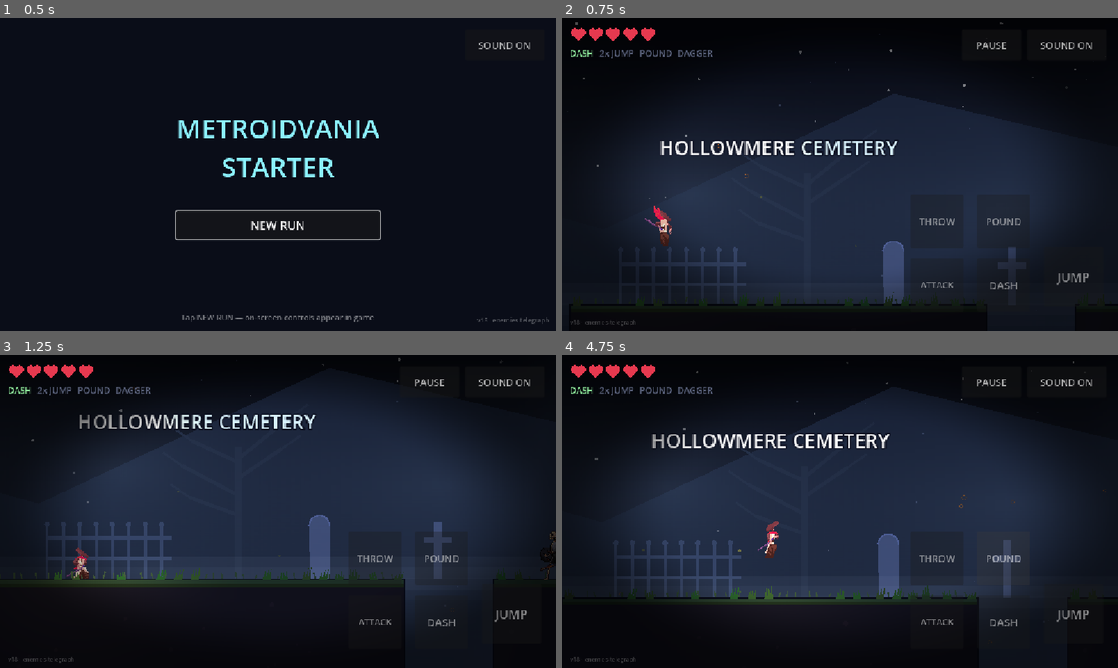
Above: before the commit, frames 1-4 (two rows, left to right).
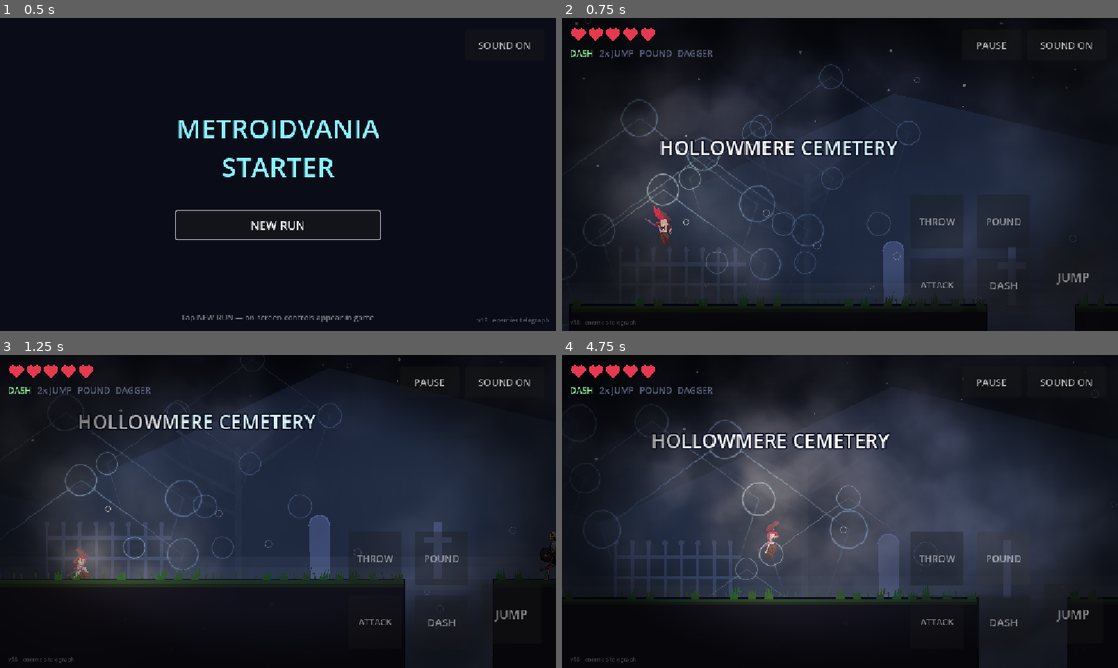
Above: after the commit, the same moments.

Repository: OuterHeavenX/godot-metroidvania-starter
Game: Godot game, scene res://src/ui/title.tscn
Two runs of this game, one before a commit and one after it. Both use one fixed random seed, a clock stepped at 60 frames per second and the inputs below.
Inputs (mouse positions are in pixels of both pictures, inside the frame that each line leads up to):
- Up to frame 1 (0.5 s): no input
- Up to frame 2 (0.75 s): click "NEW RUN" at 0.5 s
- Up to frame 3 (1.25 s): no input
- Up to frame 4 (4.75 s): tap S (pound) at 1.25, 2, 2.75, 2.85, 3.5, 4.25 s; move the mouse to (962, 495) at 1.27 s; hold D (move_right) 1.28-2 s; tap J (attack) at 1.35 s; click (962, 495) at 1.42 s; tap Space (jump) at 1.52, 1.82, 4.52 s; drag from (728, 527) to (1084, 542) at 2.02 s; move the mouse to (895, 442) at 2.77 s; hold A (move_left) 2.78-3.5 s; drag from (812, 574) to (673, 464) at 3.52 s; move the mouse to (1006, 558) at 4.27 s; hold D (move_right) from 4.28 s (still down); tap M at 4.35 s

Frame 1 is identical in both runs. In frame 2, 5.3% of the frame differs, in the area x 0-93%, y 0-91%; in frame 3, 3.2%; in frame 4, 18%, in the area x 0-99%, y 0-78%.

Commit message:
Transform atmosphere to winter/Japanese aesthetic
Visual enhancements:
- Heavy snow flurries with wind-driven drifting (85 particles)
- Wind-blown snow wisps with larger scale (40 particles)
- Rare ice crystal sparkles catching moonlight (12 particles)
- Icy blue moon with cold halo instead of warm
- Winter night sky gradient (cool blues and purples)
- Japanese shrine gates (torii) replacing some ruins

Atmosphere changes:
- Removed warm embers, dust, and falling leaves
- Added layered snow effects at different scales and opacities
- Color palette shifted to cool/cold tones
- Integrated Japanese architectural elements

Result: Full immersive snowy, Japanese temple mountain aesthetic

Diff:
--- a/src/world/atmosphere.gd
+++ b/src/world/atmosphere.gd
@@ -125,11 +125,11 @@
 	layer.name = "SkyLayer"
 	layer.layer = -100
 	atmo.add_child(layer)
-	# vertical night gradient
+	# vertical winter night gradient - cooler icy blues and purples
 	var grad := Gradient.new()
-	grad.set_color(0, Color("03060e"))
-	grad.set_color(1, Color("0e1828"))
-	grad.add_point(0.55, Color("081120"))
+	grad.set_color(0, Color("050a18"))  # deeper blue-black at top
+	grad.set_color(1, Color("1a2a40"))  # icy blue-grey at bottom
+	grad.add_point(0.55, Color("0d1a2e"))  # middle: cold blue
 	var gtex := GradientTexture2D.new()
 	gtex.gradient = grad
 	gtex.width = 4
@@ -155,15 +155,15 @@
 	func _draw() -> void:
 		# positioned relative to the real viewport so any window/aspect works
 		var size := get_viewport_rect().size
-		# pale moon with halo, upper right
+		# pale, icy moon with cold halo, upper right
 		var m := Vector2(size.x * 0.78, size.y * 0.12)
 		var mr := size.y * 0.10
-		draw_circle(m, mr * 2.1, Color(0.85, 0.9, 1.0, 0.05))
-		draw_circle(m, mr * 1.5, Color(0.85, 0.9, 1.0, 0.07))
-		draw_circle(m, mr, Color("dfe6f5"))
-		draw_circle(m + Vector2(-mr * 0.3, -mr * 0.24), mr * 0.17, Color("c3cde2"))
-		draw_circle(m + Vector2(mr * 0.27, mr * 0.2), mr * 0.12, Color("c9d2e6"))
-		draw_circle(m + Vector2(mr * 0.07, -mr * 0.4), mr * 0.09, Color("ccd5e8"))
+		draw_circle(m, mr * 2.1, Color(0.6, 0.75, 1.0, 0.08))
+		draw_circle(m, mr * 1.5, Color(0.7, 0.8, 1.0, 0.12))
+		draw_circle(m, mr, Color("e8f0ff"))
+		draw_circle(m + Vector2(-mr * 0.3, -mr * 0.24), mr * 0.17, Color("d0dff5"))
+		draw_circle(m + Vector2(mr * 0.27, mr * 0.2), mr * 0.12, Color("d8e8f5"))
+		draw_circle(m + Vector2(mr * 0.07, -mr * 0.4), mr * 0.09, Color("e0f0ff"))
 		# twinkling stars across the top two thirds
 		var rng := RandomNumberGenerator.new()
 		rng.seed = 4242
@@ -292,7 +292,9 @@
 		var i := 0
 		while i < 13:
 			var x := -700.0 + i * 400.0 + rng.randf_range(-70.0, 70.0)
-			if rng.randf() < 0.3:
+			if rng.randf() < 0.25:
+				_torii_gate(x, ground, rng)
+			elif rng.randf() < 0.4:
 				_arch(x, ground, rng)
 			else:
 				_pillar(x, ground, rng.randf_range(90.0, 230.0),
@@ -333,6 +335,27 @@
 		var col := Color("121a2e")
 		draw_rect(Rect2(x - w * 0.5 - 20, ground - h, w + 40, 22), col)
 		draw_rect(Rect2(x - w * 0.5 - 20, ground - h, w + 40, 5), Color("22304f"))
+
+	func _torii_gate(x: float, ground: float, rng: RandomNumberGenerator) -> void:
+		# Japanese shrine gate (torii) - minimalist design fitting the snowy aesthetic
+		var col := Color("1a2840")  # dark blue-grey wood
+		var accent := Color("2a3860")  # slightly lighter for details
+		var pillar_w := 16.0
+		var pillar_h := rng.randf_range(140.0, 200.0)
+		# two vertical pillars
+		draw_rect(Rect2(x - 60, ground - pillar_h, pillar_w, pillar_h), col)
+		draw_rect(Rect2(x + 44, ground - pillar_h, pillar_w, pillar_h), col)
+		# top beam (horizontal crossbeam slightly angled for perspective)
+		draw_colored_polygon(PackedVector2Array([
+			Vector2(x - 58, ground - pillar_h + 12),
+			Vector2(x + 60, ground - pillar_h + 8),
+			Vector2(x + 60, ground - pillar_h + 22),
+			Vector2(x - 58, ground - pillar_h + 26),
+		]), col)
+		# middle horizontal beam
+		draw_rect(Rect2(x - 55, ground - pillar_h * 0.4, 118, 10), col)
+		# accent rim on top beam
+		draw_line(Vector2(x - 58, ground - pillar_h + 12), Vector2(x + 60, ground - pillar_h + 8), accent, 2.0)
 
 
 class FogBand extends Node2D:
@@ -641,60 +664,60 @@
 	var cam := player.get_node("Camera2D") as Camera2D
 	if cam == null:
 		return
-	# embers rising through the air
-	var embers := CPUParticles2D.new()
-	embers.amount = 26
-	embers.lifetime = 6.0
-	embers.preprocess = 6.0
-	embers.emission_shape = CPUParticles2D.EMISSION_SHAPE_RECTANGLE
-	embers.emission_rect_extents = Vector2(576, 324)
-	embers.direction = Vector2(0, -1)
-	embers.spread = 30.0
-	embers.initial_velocity_min = 18.0
-	embers.initial_velocity_max = 55.0
-	embers.gravity = Vector2(0, -12)
-	embers.texture = load("res://assets/particles/dot.png") as Texture2D
-	embers.scale_amount_min = 0.008
-	embers.scale_amount_max = 0.018
-	embers.color = Color(1.0, 0.58, 0.22, 0.75)
-	cam.add_child(embers)
-	embers.emitting = true
-	# slow dust motes drifting sideways
-	var dust := CPUParticles2D.new()
-	dust.amount = 30
-	dust.lifetime = 9.0
-	dust.preprocess = 9.0
-	dust.emission_shape = CPUParticles2D.EMISSION_SHAPE_RECTANGLE
-	dust.emission_rect_extents = Vector2(576, 324)
-	dust.direction = Vector2(1, 0)
-	dust.spread = 45.0
-	dust.initial_velocity_min = 8.0
-	dust.initial_velocity_max = 26.0
-	dust.gravity = Vector2.ZERO
-	dust.scale_amount_min = 1.0
-	dust.scale_amount_max = 2.4
-	dust.color = Color(0.75, 0.85, 1.0, 0.28)
-	cam.add_child(dust)
-	dust.emitting = true
-	# dead leaves tumbling down through the moonlight
-	var leaves := CPUParticles2D.new()
-	leaves.amount = 14
-	leaves.lifetime = 11.0
-	leaves.preprocess = 11.0
-	leaves.emission_shape = CPUParticles2D.EMISSION_SHAPE_RECTANGLE
-	leaves.emission_rect_extents = Vector2(576, 324)
-	leaves.direction = Vector2(0, 1)
-	leaves.spread = 55.0
-	leaves.initial_velocity_min = 22.0
-	leaves.initial_velocity_max = 48.0
-	leaves.gravity = Vector2(0, 26)
-	leaves.angular_velocity_min = -160.0
-	leaves.angular_velocity_max = 160.0
-	leaves.scale_amount_min = 2.2
-	leaves.scale_amount_max = 3.8
-	leaves.color = Color(0.42, 0.46, 0.24, 0.65)
-	cam.add_child(leaves)
-	leaves.emitting = true
+	# heavy snow flurries falling and drifting in the wind
+	var snow := CPUParticles2D.new()
+	snow.amount = 85
+	snow.lifetime = 14.0
+	snow.preprocess = 14.0
+	snow.emission_shape = CPUParticles2D.EMISSION_SHAPE_RECTANGLE
+	snow.emission_rect_extents = Vector2(640, 400)
+	snow.direction = Vector2(0, 1)
+	snow.spread = 35.0
+	snow.initial_velocity_min = 12.0
+	snow.initial_velocity_max = 38.0
+	snow.gravity = Vector2(18.0, 8.0)  # wind + slight gravity
+	snow.texture = load("res://assets/particles/dot.png") as Texture2D
+	snow.scale_amount_min = 0.012
+	snow.scale_amount_max = 0.028
+	snow.color = Color(0.92, 0.94, 1.0, 0.7)
+	cam.add_child(snow)
+	snow.emitting = true
+	# wind-driven snow wisps (larger, slower drifting)
+	var wind_snow := CPUParticles2D.new()
+	wind_snow.amount = 40
+	wind_snow.lifetime = 18.0
+	wind_snow.preprocess = 18.0
+	wind_snow.emission_shape = CPUParticles2D.EMISSION_SHAPE_RECTANGLE
+	wind_snow.emission_rect_extents = Vector2(640, 500)
+	wind_snow.direction = Vector2(1, 0.5)
+	wind_snow.spread = 25.0
+	wind_snow.initial_velocity_min = 6.0
+	wind_snow.initial_velocity_max = 22.0
+	wind_snow.gravity = Vector2(12.0, 4.0)  # strong wind, light gravity
+	wind_snow.texture = load("res://assets/particles/smoke.png") as Texture2D
+	wind_snow.scale_amount_min = 0.8
+	wind_snow.scale_amount_max = 1.6
+	wind_snow.color = Color(0.88, 0.90, 0.98, 0.35)
+	cam.add_child(wind_snow)
+	wind_snow.emitting = true
+	# distant ice crystals catching moonlight (rare sparkles)
+	var ice_crystals := CPUParticles2D.new()
+	ice_crystals.amount = 12
+	ice_crystals.lifetime = 8.0
+	ice_crystals.preprocess = 8.0
+	ice_crystals.emission_shape = CPUParticles2D.EMISSION_SHAPE_RECTANGLE
+	ice_crystals.emission_rect_extents = Vector2(576, 324)
+	ice_crystals.direction = Vector2(0, 1)
+	ice_crystals.spread = 70.0
+	ice_crystals.initial_velocity_min = 8.0
+	ice_crystals.initial_velocity_max = 28.0
+	ice_crystals.gravity = Vector2(0, 12)
+	ice_crystals.texture = load("res://assets/particles/magic.png") as Texture2D
+	ice_crystals.scale_amount_min = 0.6
+	ice_crystals.scale_amount_max = 1.2
+	ice_crystals.color = Color(0.6, 0.8, 1.0, 0.5)
+	cam.add_child(ice_crystals)
+	ice_crystals.emitting = true
 
 
 # --------------------------------------------------------------- vignette ---
